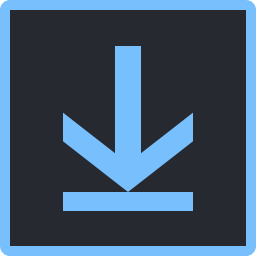
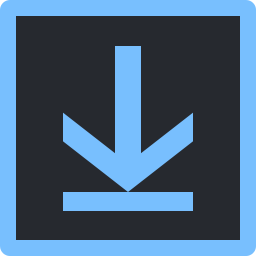
Revision of a layered w=256, h=256 image; what changed, layer by layer:
painted on "Rectangle arrondi 1" over (x1=10, y1=10, x2=246, y2=246)
